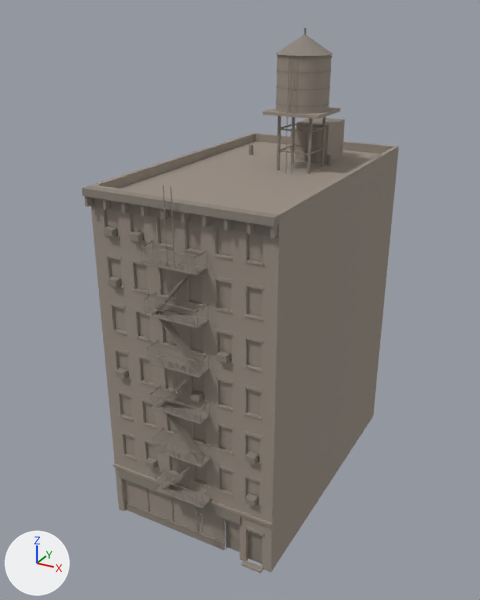
What one commit did to the glTF model assets/models/buildings/tenement_g.glb.
The view is the same before and after, from a 50 mm camera at (19.5, -28.5, 32.5) aimed at (-0.8, 8.3, 14.1). The lights are fixed; the arrows at lower left show +X, +Y and +Z. The picture after the commit comes second. Vertices at exactly the same position are counted once.

Before the edit, the objects in view are built like this:
```python
mat_m_brick_brown = principled_material('M_Brick_Brown')
mat_m_brick_brown.base_color = (0.323, 0.275, 0.231)  # grey #9a8f84
mat_m_brick_brown.roughness = 0.92
mat_m_palette = principled_material('M_Palette')
mat_m_palette.base_color = (0.254, 0.223, 0.188)  # grey #8a8278
mat_m_palette.roughness = 0.8
mat_m_shopglass = principled_material('M_ShopGlass')
mat_m_shopglass.base_color = (0.323, 0.275, 0.231)  # grey #9a8f84
mat_m_shopglass.roughness = 0.12
mat_m_stone = principled_material('M_Stone')
mat_m_stone.base_color = (0.323, 0.275, 0.231)  # grey #9a8f84
mat_m_stone.roughness = 0.85
mat_m_window = principled_material('M_Window')
mat_m_window.base_color = (0.323, 0.275, 0.231)  # grey #9a8f84
mat_m_window.roughness = 0.15
mat_m_wood = principled_material('M_Wood')
mat_m_wood.base_color = (0.323, 0.275, 0.231)  # grey #9a8f84
mat_m_wood.roughness = 0.9
me_tenement_g = bpy.data.meshes.new('tenement_g')
me_tenement_g.from_pydata(...)  # 3559 vertices, 3715 faces; spans x -6.0..6.0, y -1.1..20.0, z 0.0..31.4
# faces by material slot: [438, 144, 1977, 1108, 6, 2, 40]
me_tenement_g.materials.append(mat_m_brick_brown)  # grey #9a8f84
me_tenement_g.materials.append(mat_m_window)  # grey #9a8f84
me_tenement_g.materials.append(mat_m_palette)  # grey #8a8278
me_tenement_g.materials.append(mat_m_stone)  # grey #9a8f84
me_tenement_g.materials.append(mat_m_shopglass)  # grey #9a8f84
me_tenement_g.materials.append(mat_m_roof)  # grey #9a8f84
me_tenement_g.materials.append(mat_m_wood)  # grey #9a8f84
ob_tenement_g = bpy.data.objects.new('tenement_g', me_tenement_g)
ob_tenement_g.location = (0.0, 0.0, 0.0)
```
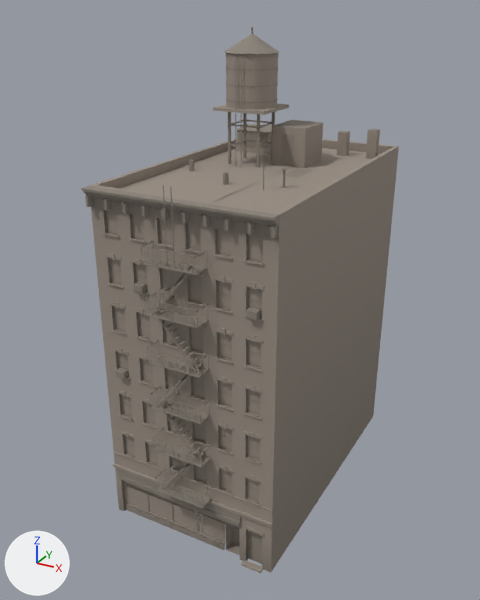
What differs and where, as boxes (x1, y1, x2, y2) in the pictures (480 x 600 px; the box of a moved part takes in the faces that stretch with it):
'tenement_g', reshaped: before (82, 28, 399, 573); after (81, 27, 399, 573)
part 1 of me_tenement_g, moved or reshaped: before (295, 118, 345, 164); after (272, 120, 323, 168)
part 2 of me_tenement_g, moved or reshaped: before (290, 128, 296, 150); after (366, 129, 380, 159)
part 3 of me_tenement_g, deleted: before (103, 28, 332, 539)
part 4 of me_tenement_g, built on: before (82, 35, 341, 552); after (81, 27, 350, 555)
part 5 of me_tenement_g, edited (looks the same): (119, 147, 380, 212) in both

The change, as a list of edits to the scene's bpy script:
```text
Change mat_m_brick_brown:
    where n0 = _N.new('ShaderNodeBsdfPrincipled'); n0.name = 'Principled BSDF'
    remove n0.inputs[0].default_value = (0.323, 0.275, 0.231, 1.0)  # 'Base Color', grey #9a8f84
    add n2 = _N.new('ShaderNodeMix'); n2.name = 'Mix'
    add n2.data_type = 'RGBA'
    add n2.blend_type = 'MULTIPLY'
    add n2.inputs[0].default_value = 1.0  # 'Factor'
    add n2.inputs[7].default_value = (0.323, 0.275, 0.231, 1.0)  # 'B', grey #9a8f84
    add n3 = _N.new('ShaderNodeVertexColor'); n3.name = 'Color Attribute'
    add _L.new(n2.outputs[2], n0.inputs[0])  # 'Result' to 'Base Color'
    add _L.new(n3.outputs[0], n2.inputs[6])  # 'Color' to 'A'
Change mat_m_window:
    where n0 = _N.new('ShaderNodeBsdfPrincipled'); n0.name = 'Principled BSDF'
    remove n0.inputs[0].default_value = (0.323, 0.275, 0.231, 1.0)  # 'Base Color', grey #9a8f84
    add n2 = _N.new('ShaderNodeMix'); n2.name = 'Mix'
    add n2.data_type = 'RGBA'
    add n2.blend_type = 'MULTIPLY'
    add n2.inputs[0].default_value = 1.0  # 'Factor'
    add n2.inputs[7].default_value = (0.323, 0.275, 0.231, 1.0)  # 'B', grey #9a8f84
    add n3 = _N.new('ShaderNodeVertexColor'); n3.name = 'Color Attribute'
    add _L.new(n2.outputs[2], n0.inputs[0])  # 'Result' to 'Base Color'
    add _L.new(n3.outputs[0], n2.inputs[6])  # 'Color' to 'A'
Change mat_m_palette:
    where n0 = _N.new('ShaderNodeBsdfPrincipled'); n0.name = 'Principled BSDF'
    remove n0.inputs[0].default_value = (0.254, 0.223, 0.188, 1.0)  # 'Base Color', grey #8a8278
    add n2 = _N.new('ShaderNodeMix'); n2.name = 'Mix'
    add n2.data_type = 'RGBA'
    add n2.blend_type = 'MULTIPLY'
    add n2.inputs[0].default_value = 1.0  # 'Factor'
    add n2.inputs[7].default_value = (0.254, 0.223, 0.188, 1.0)  # 'B', grey #8a8278
    add n3 = _N.new('ShaderNodeVertexColor'); n3.name = 'Color Attribute'
    add _L.new(n2.outputs[2], n0.inputs[0])  # 'Result' to 'Base Color'
    add _L.new(n3.outputs[0], n2.inputs[6])  # 'Color' to 'A'
Change mat_m_stone:
    where n0 = _N.new('ShaderNodeBsdfPrincipled'); n0.name = 'Principled BSDF'
    remove n0.inputs[0].default_value = (0.323, 0.275, 0.231, 1.0)  # 'Base Color', grey #9a8f84
    add n2 = _N.new('ShaderNodeMix'); n2.name = 'Mix'
    add n2.data_type = 'RGBA'
    add n2.blend_type = 'MULTIPLY'
    add n2.inputs[0].default_value = 1.0  # 'Factor'
    add n2.inputs[7].default_value = (0.323, 0.275, 0.231, 1.0)  # 'B', grey #9a8f84
    add n3 = _N.new('ShaderNodeVertexColor'); n3.name = 'Color Attribute'
    add _L.new(n2.outputs[2], n0.inputs[0])  # 'Result' to 'Base Color'
    add _L.new(n3.outputs[0], n2.inputs[6])  # 'Color' to 'A'
Change mat_m_shopglass:
    where n0 = _N.new('ShaderNodeBsdfPrincipled'); n0.name = 'Principled BSDF'
    remove n0.inputs[0].default_value = (0.323, 0.275, 0.231, 1.0)  # 'Base Color', grey #9a8f84
    add n2 = _N.new('ShaderNodeMix'); n2.name = 'Mix'
    add n2.data_type = 'RGBA'
    add n2.blend_type = 'MULTIPLY'
    add n2.inputs[0].default_value = 1.0  # 'Factor'
    add n2.inputs[7].default_value = (0.323, 0.275, 0.231, 1.0)  # 'B', grey #9a8f84
    add n3 = _N.new('ShaderNodeVertexColor'); n3.name = 'Color Attribute'
    add _L.new(n2.outputs[2], n0.inputs[0])  # 'Result' to 'Base Color'
    add _L.new(n3.outputs[0], n2.inputs[6])  # 'Color' to 'A'
Change mat_m_wood:
    where n0 = _N.new('ShaderNodeBsdfPrincipled'); n0.name = 'Principled BSDF'
    remove n0.inputs[0].default_value = (0.323, 0.275, 0.231, 1.0)  # 'Base Color', grey #9a8f84
    add n2 = _N.new('ShaderNodeMix'); n2.name = 'Mix'
    add n2.data_type = 'RGBA'
    add n2.blend_type = 'MULTIPLY'
    add n2.inputs[0].default_value = 1.0  # 'Factor'
    add n2.inputs[7].default_value = (0.323, 0.275, 0.231, 1.0)  # 'B', grey #9a8f84
    add n3 = _N.new('ShaderNodeVertexColor'); n3.name = 'Color Attribute'
    add _L.new(n2.outputs[2], n0.inputs[0])  # 'Result' to 'Base Color'
    add _L.new(n3.outputs[0], n2.inputs[6])  # 'Color' to 'A'
Add mat_m_roof_gravel:
    mat_m_roof_gravel = bpy.data.materials.new('M_Roof_Gravel')
    # nodes: BsdfPrincipled, Mix, OutputMaterial, VertexColor
    # colours: grey #9a8f84, mixed with the vertex colours
Change me_tenement_g:
    remove me_tenement_g.from_pydata(...)  # 3559 vertices, 3715 faces; spans x -6.0..6.0, y -1.1..20.0, z 0.0..31.4
    add me_tenement_g.from_pydata(...)  # 4956 vertices, 4545 faces; spans x -6.0..6.0, y -1.1..20.0, z 0.0..31.4
    me_tenement_g part 1: the loose piece of 8 vertices spanning x 0.2..2.6, y 14.5..17.5, z 22.6..25.2 is moved by (-0.8, -1.9, 0.0)
    me_tenement_g part 2: the loose piece of 8 vertices spanning x -1.7..-1.0, y 17.8..18.4, z 22.6..24.2 is scaled about its middle by (1, 1, 1.26), then moved by (6.0, -0.2, 0.2)
    me_tenement_g part 3: 32 loose pieces with 368 vertices, spanning x -4.9..4.9, y -0.3..15.0, z 1.1..31.4, are deleted
    me_tenement_g part 4: 379 vertices moved from x -5.6..6.0, y -0.5..20.0, z 0.6..31.0 to x -5.6..6.0, y -0.4..20.0, z 0.6..31.0; 79 vertices removed from x -6.0..6.0, y -0.6..14.3, z 0.0..31.0; 1844 vertices added at x -6.0..6.0, y -0.8..18.2, z 0.0..31.4
    me_tenement_g part 5: 2 faces spanning x -5.7..5.7, y 0.3..19.7, z 22.6 switch from mat_m_roof (grey #9a8f84) to mat_m_roof_gravel
    other edits to the shape of me_tenement_g do not show in these pictures
```
